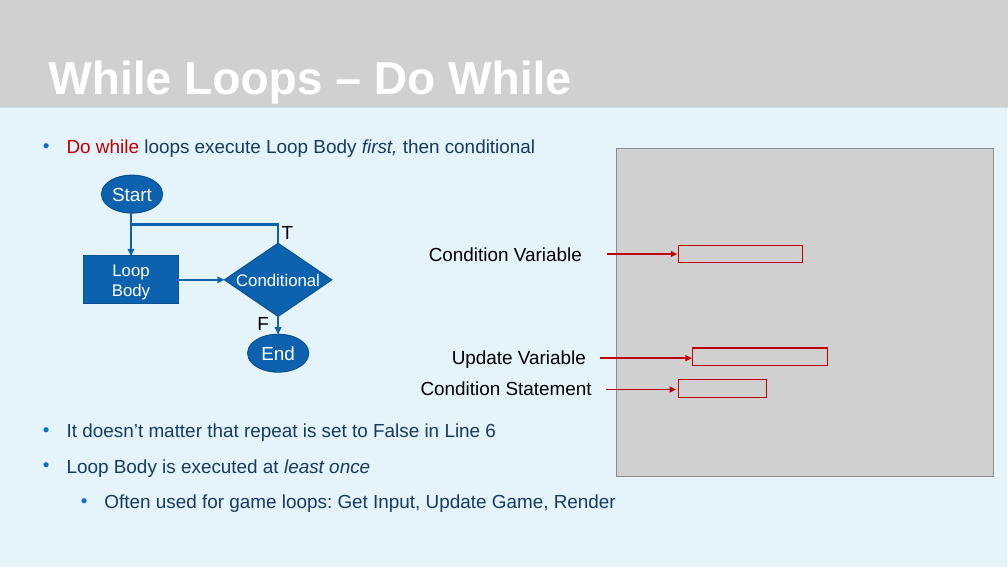
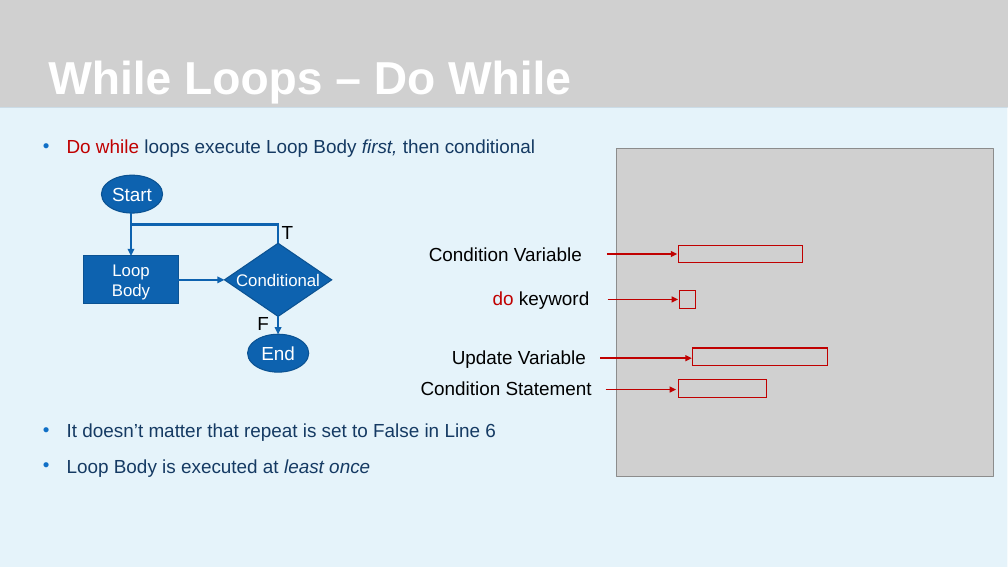
Before and after one commit to JeremyBYU/LoopIt, a slide deck: slide 7 of Lecture/LoopIt.pptx. Drawn at 1008x567 pixels with LibreOffice and Linux fonts; fonts in the diff are those of the drawing; grey boxes stand for pictures; background and template pictures are left out. Boxes give left, top, right and bottom in pixels: in the first picture for what was removed or moved away, otherwise in the second. Text is boxed around its words. In the diff, an @@ line names an element or a change of style, - is before the commit and + after.

```diff
--- a/Lecture/LoopIt.pptx
+++ b/Lecture/LoopIt.pptx
@@ text added at [493,291,589,309], 18 pt, text #000000 @@
+do keyword
@@ arrow added from (608, 299) to (678, 299), #C00000 1.5 pt @@
@@ rectangle added at [680,290,696,309], outline #C00000 1 pt @@
@@ text at [104,494,616,512]: paragraph removed @@
-  • Often used for game loops: Get Input, Update Game, Render
```
Also in this commit, not shown: 9 other slides changed, 2 slides added.
